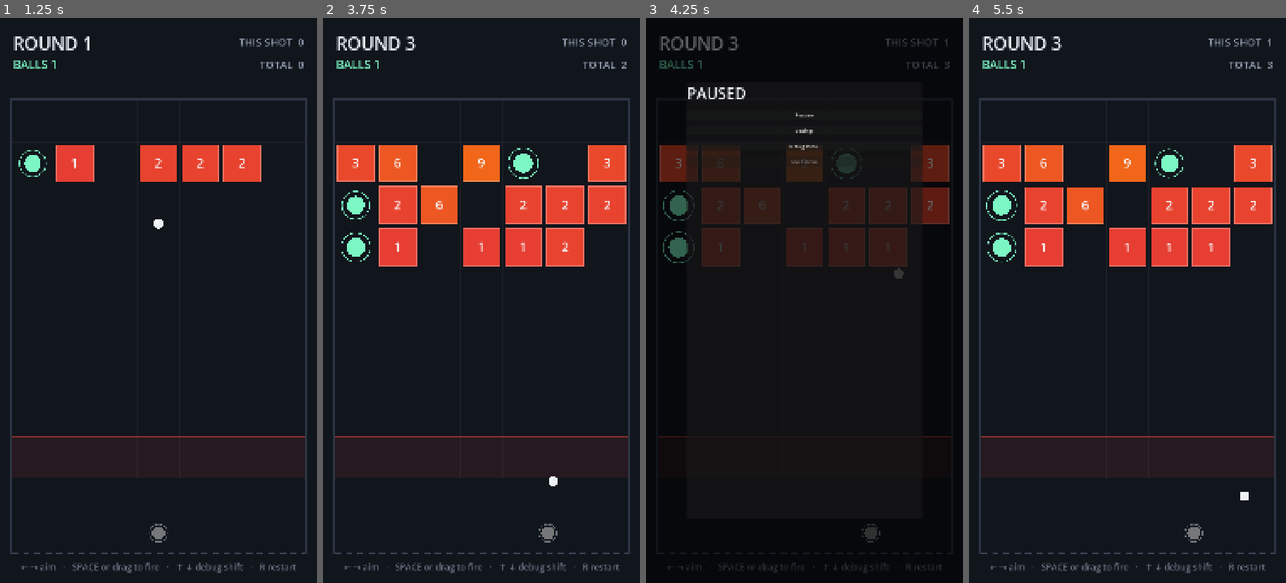
Above: before the commit, frames 1-4 (left to right).
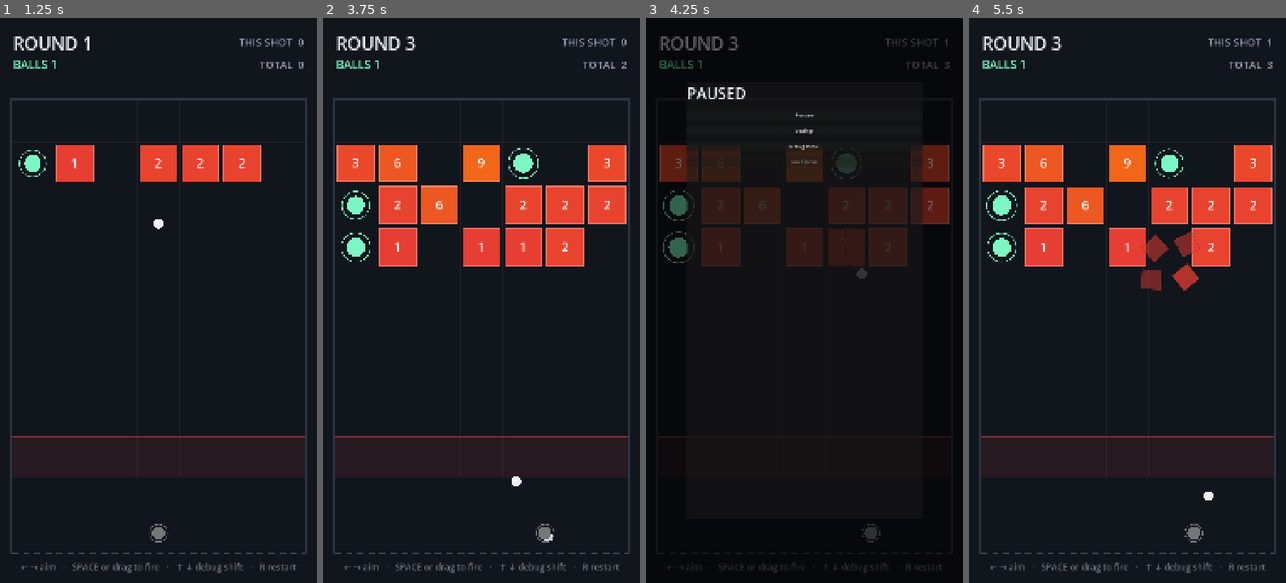
Above: after the commit, the same moments.

Repository: Sovereign-Axe-Studios/Sovereign-Ballgame
Game: Godot game, scene res://scenes/main.tscn
Same seed, same stepped clock (60 frames per second), same inputs: the game is played once before the commit and once after it.
Inputs (mouse positions are in pixels of both pictures, inside the frame that each line leads up to):
- Up to frame 1 (1.25 s): move the mouse to (228, 272) at 0.52 s; hold Right (debug_right) from 0.53 s (still down); tap Space (fire) at 0.6 s; click (228, 272) at 0.67 s
- Up to frame 2 (3.75 s): release Right (debug_right) at 1.25 s; drag from (418, 328) to (354, 164) at 1.27 s; move the mouse to (513, 176) at 2.02 s; hold Right (debug_right) 2.03-2.75 s; tap D (aim_right) at 2.1 s; tap Space (fire) at 2.3, 3.6 s; drag from (465, 413) to (354, 164) at 2.77 s; move the mouse to (576, 385) at 3.52 s; hold Left (debug_left) from 3.53 s (still down)
- Up to frame 3 (4.25 s): keep holding Left (debug_left); tap Escape (pause) at 4.15 s
- Up to frame 4 (5.5 s): release Left (debug_left) at 4.25 s; drag from (1032, 215) to (1168, 164) at 4.27 s; click "Resume" at 5 s

Frame 1 is identical in both runs. In frame 2, 0.2% of the frame differs, in the area x 59-74%, y 81-93%; in frame 3, 0.1%; in frame 4, 1.5%, in the area x 54-89%, y 37-86%.

Commit message:
feat(juice): hit/destroy VFX, balls that gather instead of vanish, skin swatches
Five separate asks, landing together because they touch the same handful of
files (Palette, Block, Ball, Shooter, Game):
1. skins to try a few looks,
2. background grid as a real toggle,
3. hit/destroy debris,
4. balls converging on the new launch spot instead of popping out of existence,
5. and the +1 ball pickup dropping something you can see land.

Skins own their own autoload rather than folding into Settings, because they are explicitly NOT shipped content, no art assets exist, these are
recolours for comparison, and persisting "which swatch was I looking at" across a restart buys nothing. Palette.health_color() reading Skins.block()
instead of a hardcoded ROYGBIV is the one non-obvious wiring change; ROYGBIV itself didn't move, it's just the default skin's ramp now instead of the only ramp.

GridManager.block_destroyed had been sitting unlistened since the original handoff doc explicitly flagged it as reserved for this exact work. Game now listens to it for destroy fragments, and to Ball.block_damaged (already connected, previously only for the damage counters) for hit chunks the block.value > 0 check on the latter is what tells the two cases apart without a new signal.

"Falls to the ground and fades" for fragments is a short local fall on a fixed lifetime, not a literal flight to rules.floor_y, a block spawned near row 1 of a 9-row board can be over 1000px above the actual floor, and hitting that in under a second would read as being launched, not dropping.

Flagging in case a literal floor landing was the intent.
Balls don't get freed the instant they land anymore, Game._on_ball_finished tracks them, and _end_round hands each one to Ball.return_to() (a tweened quadratic-bezier arc, random height per ball) once the shared target is known, alongside the shooter's own slide_to_x. Entirely cosmetic: round state moves to AIMING immediately regardless of whether the gather animation is still playing.

The +1 ball pickup's count no longer increments on contact, it spawns a FallingBall that owns nothing but its own downward motion (no collision, no damage, not one of Game's tracked round balls) and reports back via a landed signal, which is what actually increments pending_balls.

Diff:
--- a/game/project.godot
+++ b/game/project.godot
@@ -25,6 +25,7 @@
 Cfg="*res://scripts/cfg.gd"
 Debug="*res://scripts/debug_state.gd"
 Settings="*res://scripts/settings_state.gd"
+Skins="*res://scripts/skins.gd"
 
 [display]
 
--- a/game/scenes/main.tscn
+++ b/game/scenes/main.tscn
@@ -16,6 +16,8 @@
 script = ExtResource("2_grid")
 
 [node name="Balls" type="Node2D" parent="."]
+
+[node name="Effects" type="Node2D" parent="."]
 
 [node name="Shooter" type="Node2D" parent="."]
 script = ExtResource("3_shooter")
--- a/game/scripts/ball.gd
+++ b/game/scripts/ball.gd
@@ -13,6 +13,9 @@
 
 @onready var _shape: CollisionShape2D = $Collision
 
+func _ready() -> void:
+	Skins.changed.connect(queue_redraw)
+
 func launch(r: GameRules, from: Vector2, dir: Vector2) -> void:
 	rules = r
 	global_position = from
@@ -21,6 +24,27 @@
 	circle.radius = r.ball_radius
 	_shape.shape = circle
 	queue_redraw()
+
+## Cosmetic-only: slides this (already finished, no-longer-colliding) ball
+## along a randomly-arced path to `target`, then frees it. Used once all
+## balls are down, to visually gather them at the new launch position rather
+## than having them just vanish where they landed -- see Game._end_round.
+func return_to(target: Vector2, duration: float) -> void:
+	var start := global_position
+	if start.distance_to(target) < 1.0:
+		queue_free()
+		return
+	var arc := randf_range(30.0, 120.0)
+	var control := (start + target) * 0.5 + Vector2(0.0, -arc)
+	var tw := create_tween()
+	tw.tween_method(
+		func(t: float) -> void:
+			var a := start.lerp(control, t)
+			var b := control.lerp(target, t)
+			global_position = a.lerp(b, t),
+		0.0, 1.0, duration
+	)
+	tw.tween_callback(queue_free)
 
 func _physics_process(delta: float) -> void:
 	if _done or rules == null:
@@ -100,5 +124,6 @@
 func _draw() -> void:
 	if rules == null:
 		return
-	draw_circle(Vector2.ZERO, rules.ball_radius, Palette.BALL)
-	draw_circle(Vector2(-rules.ball_radius * 0.3, -rules.ball_radius * 0.3), rules.ball_radius * 0.3, Color(1, 1, 1, 0.55))
+	var skin := Skins.ball()
+	draw_circle(Vector2.ZERO, rules.ball_radius, skin.color)
+	draw_circle(Vector2(-rules.ball_radius * 0.3, -rules.ball_radius * 0.3), rules.ball_radius * 0.3, skin.highlight)
--- a/game/scripts/block.gd
+++ b/game/scripts/block.gd
@@ -13,6 +13,15 @@
 
 @onready var _shape: CollisionShape2D = $Collision
 @onready var _label: Label = $Value
+
+func _ready() -> void:
+	Skins.changed.connect(_refresh)
+
+func get_color() -> Color:
+	return _color
+
+func get_size() -> float:
+	return _size
 
 ## Call after adding to the tree.
 func setup(start_value: int, cell_size: float, col: int, row: int) -> void:
--- /dev/null
+++ b/game/scripts/falling_ball.gd
@@ -0,0 +1,35 @@
+class_name FallingBall
+extends Node2D
+## The +1-ball pickup's response: a purely cosmetic ball that drops from the
+## pickup's spot to the floor and reports back once it lands. Never
+## collides, never damages anything, and is not one of the real balls Game
+## tracks for the round -- `Game._on_pickup_collected` spawns one of these
+## instead of incrementing `pending_balls` directly, so the count only ticks
+## up once the ball is actually seen landing, not the instant it's collected.
+
+signal landed(ball: FallingBall)
+
+const GRAVITY := 1400.0
+const INITIAL_SPEED := 60.0
+
+var _radius: float = 17.0
+var _floor_y: float = 0.0
+var _speed: float = INITIAL_SPEED
+
+func setup(radius: float, floor_y: float) -> void:
+	_radius = radius
+	_floor_y = floor_y
+	queue_redraw()
+
+func _process(delta: float) -> void:
+	_speed += GRAVITY * delta
+	position.y += _speed * delta
+	if position.y >= _floor_y:
+		position.y = _floor_y
+		landed.emit(self)
+		queue_free()
+
+func _draw() -> void:
+	var skin := Skins.ball()
+	draw_circle(Vector2.ZERO, _radius, skin.color)
+	draw_circle(Vector2(-_radius * 0.3, -_radius * 0.3), _radius * 0.3, skin.highlight)
--- a/game/scripts/game.gd
+++ b/game/scripts/game.gd
@@ -9,6 +9,9 @@
 
 const BallScene := preload("res://scenes/ball.tscn")
 const DEBUG_MOVE_SPEED := 700.0 ## px/sec for the debug left/right launch-position nudge.
+const SHOOTER_SLIDE_DURATION := 0.28
+const BALL_RETURN_MIN_DURATION := 0.32
+const BALL_RETURN_MAX_DURATION := 0.5
 
 ## Drop a .tres here to run the game under different rules. Empty = defaults.
 @export var rules: GameRules
@@ -17,6 +20,7 @@
 @onready var shooter: Shooter = $Shooter
 @onready var balls_root: Node2D = $Balls
 @onready var walls_root: Node2D = $Walls
+@onready var effects_root: Node2D = $Effects
 @onready var hud: HUD = $HUD
 @onready var pause_menu: PauseMenu = $PauseMenu
 @onready var debug_overlay: DebugOverlay = $DebugOverlay
@@ -44,6 +48,7 @@
 var _play_right: float = 0.0
 var _dragging: bool = false
 var _debug_touches: Dictionary = {} ## touch index -> screen position, for the two-finger-tap destroy gesture.
+var _landed_balls: Array[Ball] = [] ## finished but not yet freed -- gathered to the new launch spot in _end_round.
 
 
 func _ready() -> void:
@@ -52,7 +57,9 @@
 		rules = GameRules.new()
 
 	grid.pickup_collected.connect(_on_pickup_collected)
+	grid.block_destroyed.connect(_on_block_destroyed)
 	pause_menu.grid_apply_requested.connect(_on_debug_grid_apply)
+	Skins.changed.connect(queue_redraw)
 
 	_layout_playfield()
 	_prime_board()
@@ -218,25 +225,49 @@
 			_play_left + rules.ball_radius,
 			_play_right - rules.ball_radius
 		)
-	ball.queue_free()
+	# Not freed here -- kept around and gathered to the new launch spot once
+	# _end_round knows where that is. See return_to() on Ball.
+	_landed_balls.append(ball)
 	if _to_fire <= 0 and _live_balls <= 0:
 		_end_round()
 
-func _on_block_damaged(_block: Block, damage: int) -> void:
+func _on_block_damaged(block: Block, damage: int) -> void:
 	round_damage += damage
 	total_damage += damage
-	_refresh_hud()
-
-func _on_pickup_collected(_pickup: BallPickup) -> void:
+	if is_instance_valid(block) and block.value > 0:
+		_spawn_hit_chunks(block.global_position, block.get_color(), block.get_size())
+	_refresh_hud()
+
+func _on_block_destroyed(block: Block) -> void:
+	_spawn_destroy_fragments(block.global_position, block.get_color(), block.get_size())
+
+## Cosmetic-only: the actual +1 doesn't land until the dropped ball visually
+## reaches the floor -- see _on_powerup_ball_landed.
+func _on_pickup_collected(pickup: BallPickup) -> void:
+	var falling := FallingBall.new()
+	effects_root.add_child(falling)
+	falling.global_position = pickup.global_position
+	falling.setup(rules.ball_radius, rules.floor_y)
+	falling.landed.connect(_on_powerup_ball_landed)
+
+func _on_powerup_ball_landed(_ball: FallingBall) -> void:
 	pending_balls += 1
 	_refresh_hud()
 
 func _end_round() -> void:
 	state = State.RESOLVING
 
-	# The shooter follows the first ball home, the way the original does.
+	# The shooter follows the first ball home, the way the original does --
+	# now a slide rather than a snap, with every other landed ball gathered
+	# to the same spot along its own random arc rather than just vanishing.
+	var target := Vector2(shooter.position.x, rules.floor_y - rules.shooter_height)
 	if rules.balls_return_to_lander and _has_landing:
-		shooter.position.x = _landing_x
+		target.x = _landing_x
+		shooter.slide_to_x(target.x, SHOOTER_SLIDE_DURATION)
+	for ball in _landed_balls:
+		if is_instance_valid(ball):
+			ball.return_to(target, randf_range(BALL_RETURN_MIN_DURATION, BALL_RETURN_MAX_DURATION))
+	_landed_balls.clear()
 
 	ball_count += pending_balls
 	expected_ball_count += pending_balls
@@ -397,12 +428,43 @@
 
 # --------------------------------------------------------------- playfield fx
 
+## A handful of chunks popped upward/outward by a hit the block survived.
+func _spawn_hit_chunks(pos: Vector2, color: Color, block_size: float) -> void:
+	var count := randi_range(3, 5)
+	for i in range(count):
+		var chunk := BlockChunk.new()
+		effects_root.add_child(chunk)
+		chunk.position = pos
+		var angle := randf_range(-PI * 0.85, -PI * 0.15) # mostly upward
+		var speed := randf_range(120.0, 260.0)
+		chunk.setup(
+			color,
+			block_size * randf_range(0.08, 0.16),
+			Vector2.RIGHT.rotated(angle) * speed,
+			randf_range(0.35, 0.55),
+			randf_range(-6.0, 6.0)
+		)
+
+## Four quadrant-sized pieces cracking apart when a block is destroyed.
+func _spawn_destroy_fragments(pos: Vector2, color: Color, block_size: float) -> void:
+	for i in range(4):
+		var frag := BlockFragment.new()
+		effects_root.add_child(frag)
+		var offset := Vector2(
+			(float(i % 2) - 0.5) * block_size * 0.4,
+			(float(i / 2) - 0.5) * block_size * 0.4
+		)
+		frag.position = pos + offset
+		var outward := offset.normalized() if offset.length_squared() > 0.01 else Vector2.RIGHT.rotated(randf() * TAU)
+		var vel := outward * randf_range(60.0, 140.0) + Vector2(0.0, -randf_range(40.0, 90.0))
+		frag.setup(color, block_size * 0.46, vel, randf_range(0.6, 0.9), randf_range(-4.0, 4.0))
+
 func _draw() -> void:
 	if rules == null:
 		return
 	var vp_w := float(ProjectSettings.get_setting("display/window/size/viewport_width"))
 	var vp_h := float(ProjectSettings.get_setting("display/window/size/viewport_height"))
-	draw_rect(Rect2(Vector2.ZERO, Vector2(vp_w, vp_h)), Palette.BACKGROUND, true)
+	draw_rect(Rect2(Vector2.ZERO, Vector2(vp_w, vp_h)), Skins.background().color, true)
 
 	# Walls and ceiling.
 	var t := 8.0
--- a/game/scripts/grid_manager.gd
+++ b/game/scripts/grid_manager.gd
@@ -16,6 +16,9 @@
 var cell_size: float = 100.0
 var origin := Vector2.ZERO          ## top-left corner of cell (0, 0)
 var cells: Array = []
+
+func _ready() -> void:
+	Settings.changed.connect(queue_redraw)
 
 func configure(r: GameRules, cell: float, org: Vector2) -> void:
 	rules = r
@@ -245,13 +248,19 @@
 		return
 	var w := float(rules.grid_width) * cell_size
 	var h := float(rules.grid_height) * cell_size
-	var faint := Color(1, 1, 1, 0.045)
-	for c in range(rules.grid_width + 1):
-		var x := float(c) * cell_size
-		draw_line(origin + Vector2(x, 0), origin + Vector2(x, h), faint, 1.0)
-	for r in range(rules.grid_height + 1):
-		var y := float(r) * cell_size
-		draw_line(origin + Vector2(0, y), origin + Vector2(w, y), faint, 1.0)
+
+	# One line per cell edge -- 1x1 against the actual gameplay grid, not a
+	# decorative pattern at its own scale. Settings-gated; the death-row
+	# tint below is a gameplay indicator, not decoration, so it always shows.
+	if Settings.show_background_grid:
+		var faint := Color(1, 1, 1, 0.045)
+		for c in range(rules.grid_width + 1):
+			var x := float(c) * cell_size
+			draw_line(origin + Vector2(x, 0), origin + Vector2(x, h), faint, 1.0)
+		for r in range(rules.grid_height + 1):
+			var y := float(r) * cell_size
+			draw_line(origin + Vector2(0, y), origin + Vector2(w, y), faint, 1.0)
+
 	# The row that ends the run.
 	var dy := float(rules.death_row()) * cell_size
 	draw_rect(Rect2(origin + Vector2(0, dy), Vector2(w, cell_size)), Color(0.9, 0.24, 0.22, 0.10), true)
--- a/game/scripts/palette.gd
+++ b/game/scripts/palette.gd
@@ -11,7 +11,7 @@
 const TEXT_DIM := Color("#8b97a8")
 
 ## Red at low health through violet at `max_value`, clamped at both ends.
-const ROYGBIV := [
+const ROYGBIV: Array[Color] = [
 	Color("#e53935"), # red
 	Color("#fb8c00"), # orange
 	Color("#fdd835"), # yellow
@@ -21,13 +21,18 @@
 	Color("#8e24aa"), # violet
 ]
 
+## Reads the active block skin's ramp (Skins.block().ramp) rather than
+## ROYGBIV directly, so a skin cycled from the Debug Menu recolours every
+## block that asks for a health colour from then on -- ROYGBIV is still the
+## default skin's ramp, just no longer hardcoded here.
 static func health_color(value: int, max_value: int = 100) -> Color:
+	var ramp: Array[Color] = Skins.block().ramp
 	var t := clampf(float(value) / float(maxi(1, max_value)), 0.0, 1.0)
-	var scaled := t * float(ROYGBIV.size() - 1)
+	var scaled := t * float(ramp.size() - 1)
 	var i := int(floor(scaled))
-	if i >= ROYGBIV.size() - 1:
-		return ROYGBIV[ROYGBIV.size() - 1]
-	return ROYGBIV[i].lerp(ROYGBIV[i + 1], scaled - float(i))
+	if i >= ramp.size() - 1:
+		return ramp[ramp.size() - 1]
+	return ramp[i].lerp(ramp[i + 1], scaled - float(i))
 
 ## Dark or light label text, whichever reads against the block colour.
 static func label_color(on: Color) -> Color:
--- a/game/scripts/settings_state.gd
+++ b/game/scripts/settings_state.gd
@@ -20,6 +20,10 @@
 ## buses are real and the sliders already move their volume.
 var sfx_volume: float = 1.0
 var music_volume: float = 1.0
+## The faint per-cell grid lines GridManager draws over the playfield.
+## Defaults on -- this preserves the look before the toggle existed rather
+## than changing anyone's first impression of the game.
+var show_background_grid: bool = true
 
 func _ready() -> void:
 	_load()
@@ -40,6 +44,10 @@
 func set_music_volume(v: float) -> void:
 	music_volume = clampf(v, 0.0, 1.0)
 	_apply_bus_volume("Music", music_volume)
+	_save_and_notify()
+
+func set_show_background_grid(v: bool) -> void:
+	show_background_grid = v
 	_save_and_notify()
 
 func _save_and_notify() -> void:
@@ -64,6 +72,7 @@
 		screen_shake_strength = cfg.get_value("settings", "screen_shake_strength", screen_shake_strength)
 		sfx_volume = cfg.get_value("settings", "sfx_volume", sfx_volume)
 		music_volume = cfg.get_value("settings", "music_volume", music_volume)
+		show_background_grid = cfg.get_value("settings", "show_background_grid", show_background_grid)
 	_apply_bus_volume("SFX", sfx_volume)
 	_apply_bus_volume("Music", music_volume)
 
@@ -73,4 +82,5 @@
 	cfg.set_value("settings", "screen_shake_strength", screen_shake_strength)
 	cfg.set_value("settings", "sfx_volume", sfx_volume)
 	cfg.set_value("settings", "music_volume", music_volume)
+	cfg.set_value("settings", "show_background_grid", show_background_grid)
 	cfg.save(SAVE_PATH)
--- a/game/scripts/shooter.gd
+++ b/game/scripts/shooter.gd
@@ -6,12 +6,22 @@
 var aim_degrees: float = 0.0
 var active: bool = true
 
+func _ready() -> void:
+	Skins.changed.connect(queue_redraw)
+
 func setup(r: GameRules) -> void:
 	rules = r
 	queue_redraw()
 
 func aim_direction() -> Vector2:
 	return Vector2.UP.rotated(deg_to_rad(aim_degrees))
+
+## Cosmetic slide to a new X, used when the round hands the shooter to
+## wherever the first ball landed -- an instant snap read as a glitch.
+func slide_to_x(x: float, duration: float) -> void:
+	var tw := create_tween()
+	tw.set_ease(Tween.EASE_OUT).set_trans(Tween.TRANS_CUBIC)
+	tw.tween_property(self, "position:x", x, duration)
 
 func nudge(degrees: float) -> void:
 	set_aim(aim_degrees + degrees)
@@ -31,7 +41,7 @@
 	set_aim(rad_to_deg(Vector2.UP.angle_to(to_point)))
 
 func _draw() -> void:
-	var base := Palette.BALL
+	var base := Skins.ball().color
 	draw_circle(Vector2.ZERO, 22.0, base if active else base.darkened(0.5))
 	draw_arc(Vector2.ZERO, 30.0, 0.0, TAU, 32, Palette.WALL.lightened(0.3), 3.0, true)
 	if not active:
--- /dev/null
+++ b/game/scripts/skins.gd
@@ -0,0 +1,88 @@
+extends Node
+## Skins -- a handful of alternate ball / background / block colour
+## treatments, for quick side-by-side comparison from the Debug Menu.
+##
+## Dev-facing test swatches, not shipped content: no unlocks, no art assets
+## (there aren't any yet), no persistence -- session-only like `Debug`, not
+## `Settings`, since "which swatch was I looking at" isn't worth remembering
+## across a restart.
+
+signal changed
+
+class BallSkin:
+	var skin_name: String
+	var color: Color
+	var highlight: Color
+	func _init(n: String, c: Color, h: Color) -> void:
+		skin_name = n
+		color = c
+		highlight = h
+
+class BackgroundSkin:
+	var skin_name: String
+	var color: Color
+	func _init(n: String, c: Color) -> void:
+		skin_name = n
+		color = c
+
+class BlockSkin:
+	var skin_name: String
+	var ramp: Array[Color]
+	func _init(n: String, r: Array[Color]) -> void:
+		skin_name = n
+		ramp = r
+
+var ball_skins: Array[BallSkin] = [
+	BallSkin.new("Classic", Palette.BALL, Color(1, 1, 1, 0.55)),
+	BallSkin.new("Neon Cyan", Color("#22d3ee"), Color(1, 1, 1, 0.6)),
+	BallSkin.new("Magma", Color("#ff6b35"), Color("#ffe08a")),
+	BallSkin.new("Violet", Color("#a78bfa"), Color(1, 1, 1, 0.55)),
+]
+
+var background_skins: Array[BackgroundSkin] = [
+	BackgroundSkin.new("Void", Palette.BACKGROUND),
+	BackgroundSkin.new("Indigo Night", Color("#161129")),
+	BackgroundSkin.new("Deep Forest", Color("#0f1a14")),
+	BackgroundSkin.new("Crimson Dusk", Color("#1a1013")),
+]
+
+## Each ramp is read the same way Palette.ROYGBIV was: low health at index 0,
+## full health at the last index, lerped between neighbours.
+var block_skins: Array[BlockSkin] = [
+	BlockSkin.new("ROYGBIV", Palette.ROYGBIV),
+	BlockSkin.new("Ice to Fire", [
+		Color("#1e88e5"), Color("#22d3ee"), Color("#f5f7fa"),
+		Color("#fdd835"), Color("#fb8c00"), Color("#e53935"),
+	] as Array[Color]),
+	BlockSkin.new("Mono Teal", [
+		Color("#083344"), Color("#0e7490"), Color("#22d3ee"), Color("#a5f3fc"),
+	] as Array[Color]),
+	BlockSkin.new("Neon Sunset", [
+		Color("#ff4d8d"), Color("#ff8a5c"), Color("#ffd23f"),
+	] as Array[Color]),
+]
+
+var ball_index: int = 0
+var background_index: int = 0
+var block_index: int = 0
+
+func ball() -> BallSkin:
+	return ball_skins[ball_index]
+
+func background() -> BackgroundSkin:
+	return background_skins[background_index]
+
+func block() -> BlockSkin:
+	return block_skins[block_index]
+
+func cycle_ball() -> void:
+	ball_index = (ball_index + 1) % ball_skins.size()
+	changed.emit()
+
+func cycle_background() -> void:
+	background_index = (background_index + 1) % background_skins.size()
+	changed.emit()
+
+func cycle_block() -> void:
+	block_index = (block_index + 1) % block_skins.size()
+	changed.emit()
--- a/game/scripts/ui/pause_menu.gd
+++ b/game/scripts/ui/pause_menu.gd
@@ -27,6 +27,11 @@
 var _shake_slider: HSlider
 var _sfx_slider: HSlider
 var _music_slider: HSlider
+var _grid_check: CheckBox
+
+var _ball_skin_label: Label
+var _background_skin_label: Label
+var _block_skin_label: Label
 
 func _ready() -> void:
 	process_mode = Node.PROCESS_MODE_ALWAYS
@@ -34,7 +39,9 @@
 	_game = get_parent() as Game
 	_build_ui()
 	Settings.changed.connect(_apply_ui_scale)
+	Skins.changed.connect(_sync_skin_labels)
 	_apply_ui_scale()
+	_sync_skin_labels()
 	visible = false
 	_show_page(_root_page)
 
@@ -74,6 +81,12 @@
 	_shake_slider.value = Settings.screen_shake_strength * 100.0
 	_sfx_slider.value = Settings.sfx_volume * 100.0
 	_music_slider.value = Settings.music_volume * 100.0
+	_grid_check.button_pressed = Settings.show_background_grid
+
+func _sync_skin_labels() -> void:
+	_ball_skin_label.text = "Ball skin: %s" % Skins.ball().skin_name
+	_background_skin_label.text = "Background: %s" % Skins.background().skin_name
+	_block_skin_label.text = "Block skin: %s" % Skins.block().skin_name
 
 func _on_apply_grid() -> void:
 	grid_apply_requested.emit(int(_width_box.value), int(_height_box.value), int(_kill_box.value), int(_spawn_box.value))
@@ -164,6 +177,11 @@
 	_music_slider = _labeled_slider(col, "Music volume", 0.0, 100.0)
 	_music_slider.value_changed.connect(func(v: float) -> void: Settings.set_music_volume(v / 100.0))
 
+	_grid_check = CheckBox.new()
+	_grid_check.text = "Show background grid"
+	_grid_check.toggled.connect(func(pressed: bool) -> void: Settings.set_show_background_grid(pressed))
+	col.add_child(_grid_check)
+
 	var back_btn := Button.new()
 	back_btn.text = "Back"
 	back_btn.pressed.connect(func() -> void: _show_page(_root_page))
@@ -186,6 +204,14 @@
 	mods_btn.disabled = true
 	mods_btn.tooltip_text = "Stub -- mod selection isn't built yet."
 	col.add_child(mods_btn)
+
+	col.add_child(_label("Skins (test swatches, not persisted)", 26))
+	_ball_skin_label = _label("Ball skin: ?", 20)
+	col.add_child(_skin_row(_ball_skin_label, func() -> void: Skins.cycle_ball()))
+	_background_skin_label = _label("Background: ?", 20)
+	col.add_child(_skin_row(_background_skin_label, func() -> void: Skins.cycle_background()))
+	_block_skin_label = _label("Block skin: ?", 20)
+	col.add_child(_skin_row(_block_skin_label, func() -> void: Skins.cycle_block()))
 
 	col.add_child(_label("Grid", 26))
 	var grid_row := HBoxContainer.new()
@@ -249,6 +275,17 @@
 	v.add_child(control)
 	return v
 
+## A skin's name label plus a "Cycle" button, side by side.
+func _skin_row(name_label: Label, on_cycle: Callable) -> HBoxContainer:
+	var row := HBoxContainer.new()
+	row.add_theme_constant_override("separation", 16)
+	row.add_child(name_label)
+	var btn := Button.new()
+	btn.text = "Cycle"
+	btn.pressed.connect(on_cycle)
+	row.add_child(btn)
+	return row
+
 ## A caption label + HSlider pair, added to `col`; returns the slider so the
 ## caller wires its own value_changed.
 func _labeled_slider(col: VBoxContainer, caption: String, lo: float, hi: float) -> HSlider:
--- /dev/null
+++ b/game/scripts/vfx/block_chunk.gd
@@ -0,0 +1,37 @@
+class_name BlockChunk
+extends Node2D
+## A small piece of debris popped out by a non-fatal hit. Built via `.new()`
+## + `setup()`, no scene -- matches the rest of the project's "draw
+## primitives in code" style (Palette/Block/Ball all do the same).
+
+var _color := Color.WHITE
+var _size: float = 6.0
+var _vel := Vector2.ZERO
+var _spin: float = 0.0
+var _age: float = 0.0
+var _lifetime: float = 0.4
+
+const GRAVITY := 900.0
+
+func setup(color: Color, size: float, vel: Vector2, lifetime: float, spin: float) -> void:
+	_color = color
+	_size = size
+	_vel = vel
+	_lifetime = lifetime
+	_spin = spin
+	queue_redraw()
+
+func _process(delta: float) -> void:
+	_age += delta
+	if _age >= _lifetime:
+		queue_free()
+		return
+	_vel.y += GRAVITY * delta
+	position += _vel * delta
+	rotation += _spin * delta
+	modulate.a = 1.0 - (_age / _lifetime)
+	queue_redraw()
+
+func _draw() -> void:
+	var r := Rect2(Vector2(-_size * 0.5, -_size * 0.5), Vector2(_size, _size))
+	draw_rect(r, _color, true)
--- /dev/null
+++ b/game/scripts/vfx/block_fragment.gd
@@ -0,0 +1,47 @@
+class_name BlockFragment
+extends Node2D
+## A quarter of a destroyed block: cracks apart, tumbles a short fall, and
+## fades. Built via `.new()` + `setup()`, no scene -- see BlockChunk.
+##
+## "Falls to the ground and fades" here means a short local fall, not a
+## flight all the way to the play field's floor_y -- a block near the top of
+## a 9-row grid can be well over a thousand pixels above the actual floor,
+## and covering that in under a second would look like the fragment being
+## launched rather than dropped. Revisit if the far-from-floor case reads
+## wrong in practice.
+
+var _color := Color.WHITE
+var _size: float = 20.0
+var _vel := Vector2.ZERO
+var _spin: float = 0.0
+var _age: float = 0.0
+var _lifetime: float = 0.7
+
+const GRAVITY := 700.0
+
+func setup(color: Color, size: float, vel: Vector2, lifetime: float, spin: float) -> void:
+	_color = color
+	_size = size
+	_vel = vel
+	_lifetime = lifetime
+	_spin = spin
+	queue_redraw()
+
+func _process(delta: float) -> void:
+	_age += delta
+	if _age >= _lifetime:
+		queue_free()
+		return
+	_vel.y += GRAVITY * delta
+	position += _vel * delta
+	rotation += _spin * delta
+	# Ease-in fade: reads as solid debris for a beat, then dissolves, rather
+	# than visibly graying out from the first frame.
+	var t := _age / _lifetime
+	modulate.a = 1.0 - t * t
+	queue_redraw()
+
+func _draw() -> void:
+	var r := Rect2(Vector2(-_size * 0.5, -_size * 0.5), Vector2(_size, _size))
+	draw_rect(r, _color, true)
+	draw_rect(r, _color.darkened(0.35), false, maxf(1.5, _size * 0.03))
Not shown, added: game/scripts/falling_ball.gd.uid
Not shown, added: game/scripts/skins.gd.uid
Not shown, added: game/scripts/vfx/block_chunk.gd.uid
Not shown, added: game/scripts/vfx/block_fragment.gd.uid
Not shown, changed: game/docs/HANDOFF.md
Not shown, changed: game/docs/ROADMAP.md
